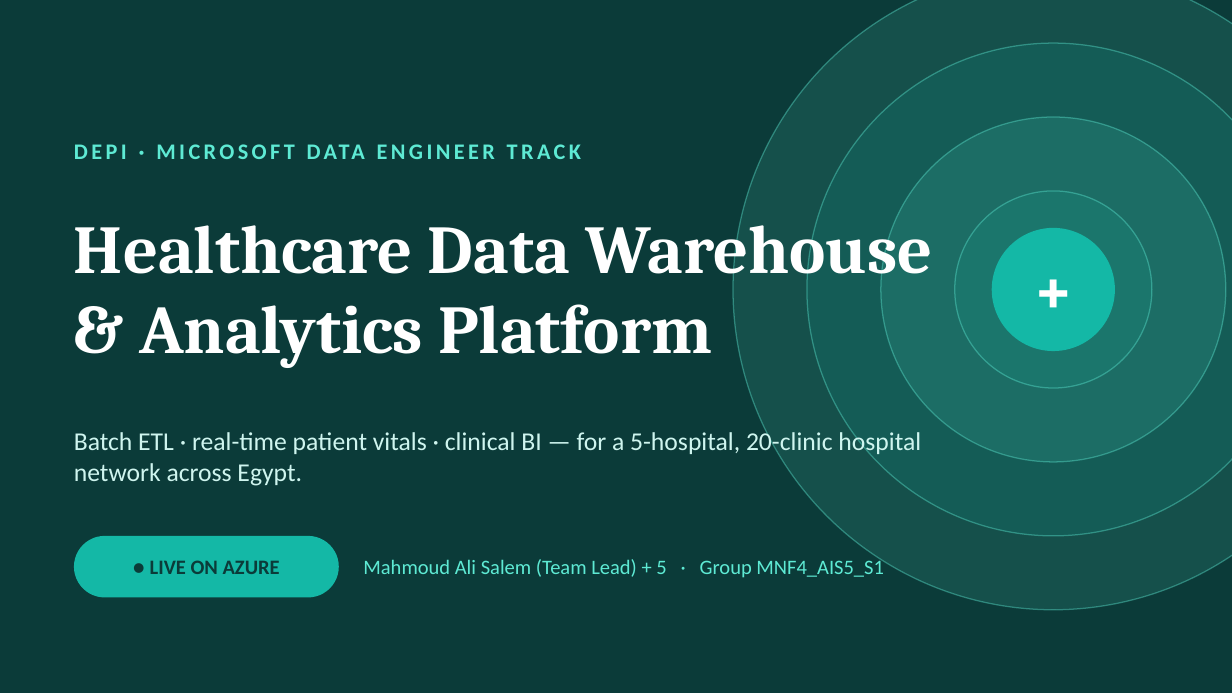
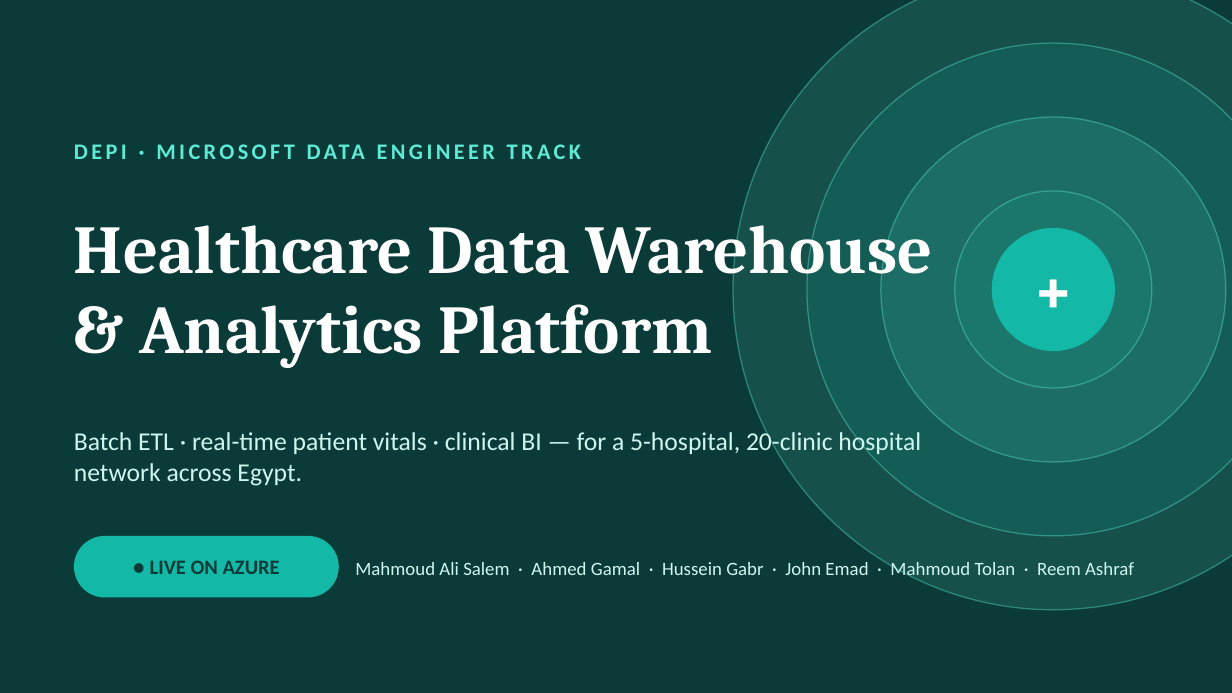
Before and after one commit to ma7moudalysalem/healthcare-data-warehouse, a slide deck: slide 1 of docs/HCDW_Presentation.pptx. Drawn at 1232x693 pixels with LibreOffice and Linux fonts; fonts in the diff are those of the drawing. Boxes give left, top, right and bottom in pixels: in the first picture for what was removed or moved away, otherwise in the second. Text is boxed around its words. In the diff, an @@ line names an element or a change of style, - is before the commit and + after.

```diff
--- a/docs/HCDW_Presentation.pptx
+++ b/docs/HCDW_Presentation.pptx
@@ text added at [355,562,1134,581], 11 pt, text #CFF5EF @@
+Mahmoud Ali Salem · Ahmed Gamal · Hussein Gabr · John Emad · Mahmoud Tolan · Reem Ashraf
@@ text removed at [363,557,884,578] @@
-Mahmoud Ali Salem (Team Lead) + 5 · Group MNF4_AIS5_S1
```
Also in this commit, not shown: 2 other slides changed, 1 other file.
